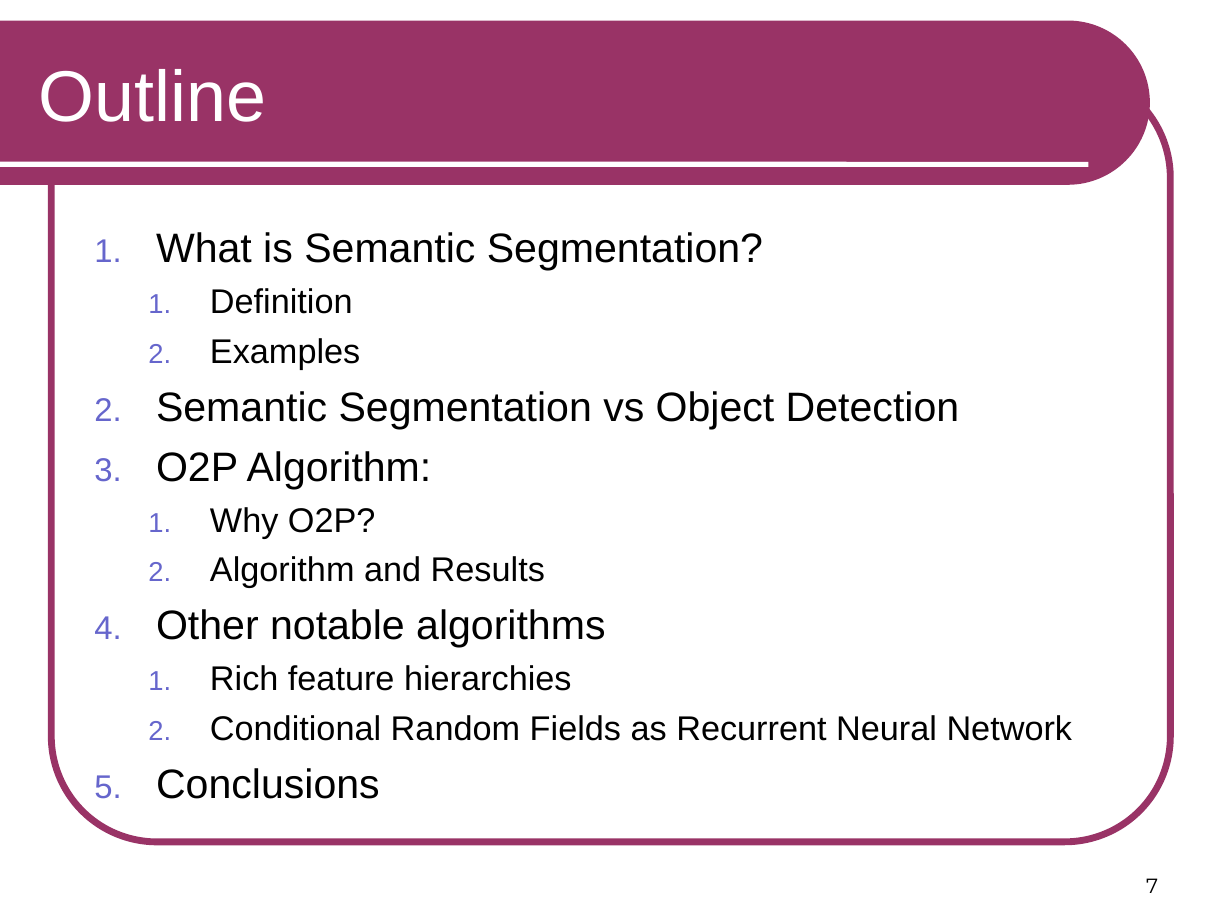
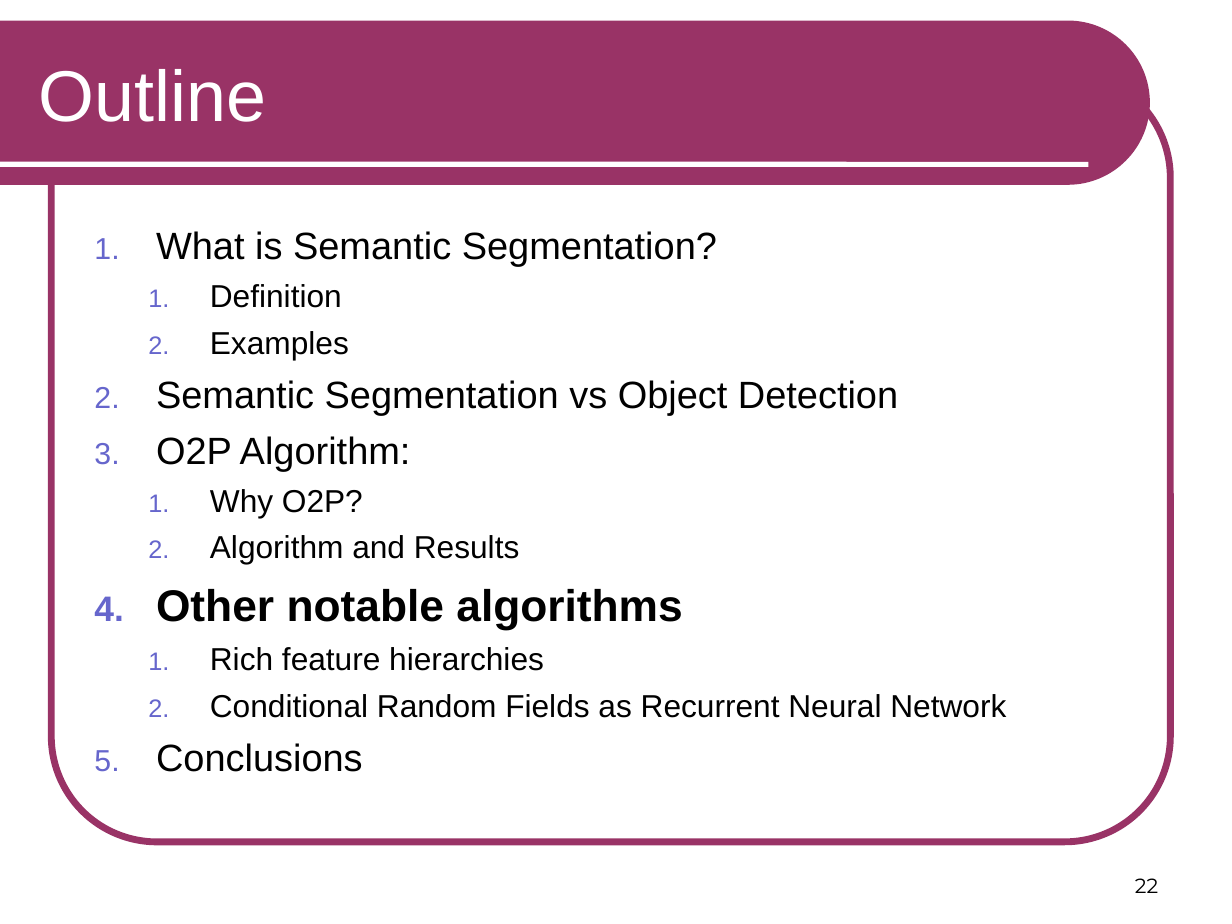
Before and after one commit to RSIP/SSI-SemanticSegmentation, a slide deck: slide 22 of template_slides.ppt (slide 7 before the commit). Drawn at 1232x924 pixels with LibreOffice and Linux fonts; fonts in the diff are those of the drawing. Boxes give left, top, right and bottom in pixels: in the first picture for what was removed or moved away, otherwise in the second. Text is boxed around its words. In the diff, an @@ line names an element or a change of style, - is before the commit and + after.

```diff
--- a/template_slides.ppt
+++ b/template_slides.ppt
@@ text "What is Semantic Segmentation?" at (156,231,1006,772): size 24 to 22.2 pt in "What is Semantic Segmentation?", "Semantic Segmentation vs Object Detection", "O2P Algorithm:", "Conclusions"; size 20 to 18.5 pt in "Definition", "Examples", "Why O2P?", "Algorithm and Results" and 2 more places; size 24 to 25.9 pt, bold on in "Other notable algorithms"; more space between paragraphs @@
@@ page number at (1135,878,1158,893): text changed @@
-7
+22
```
Also in this commit, not shown: 9 other slides changed, 2 slides added, 1 slide removed.
